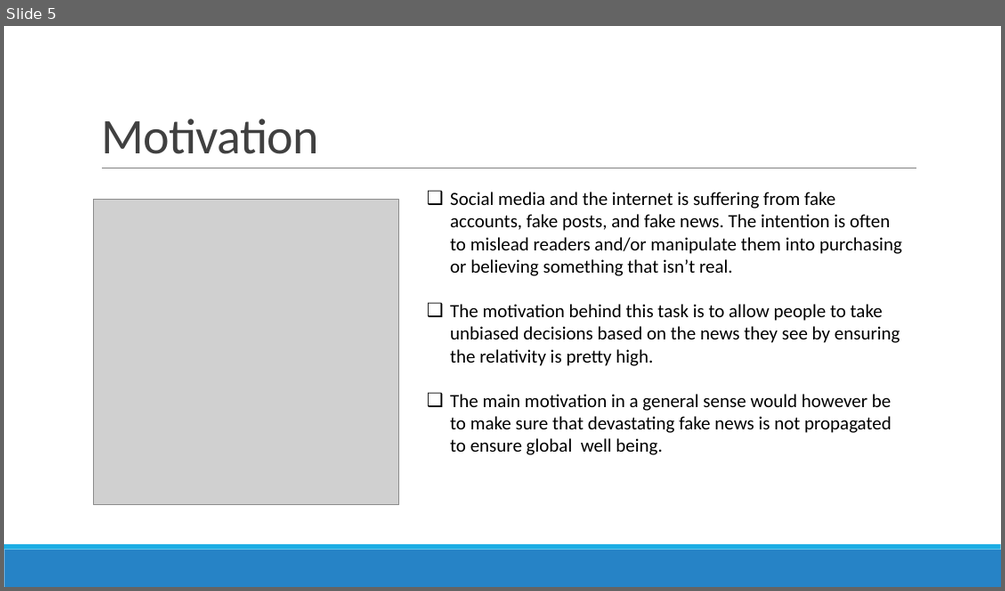
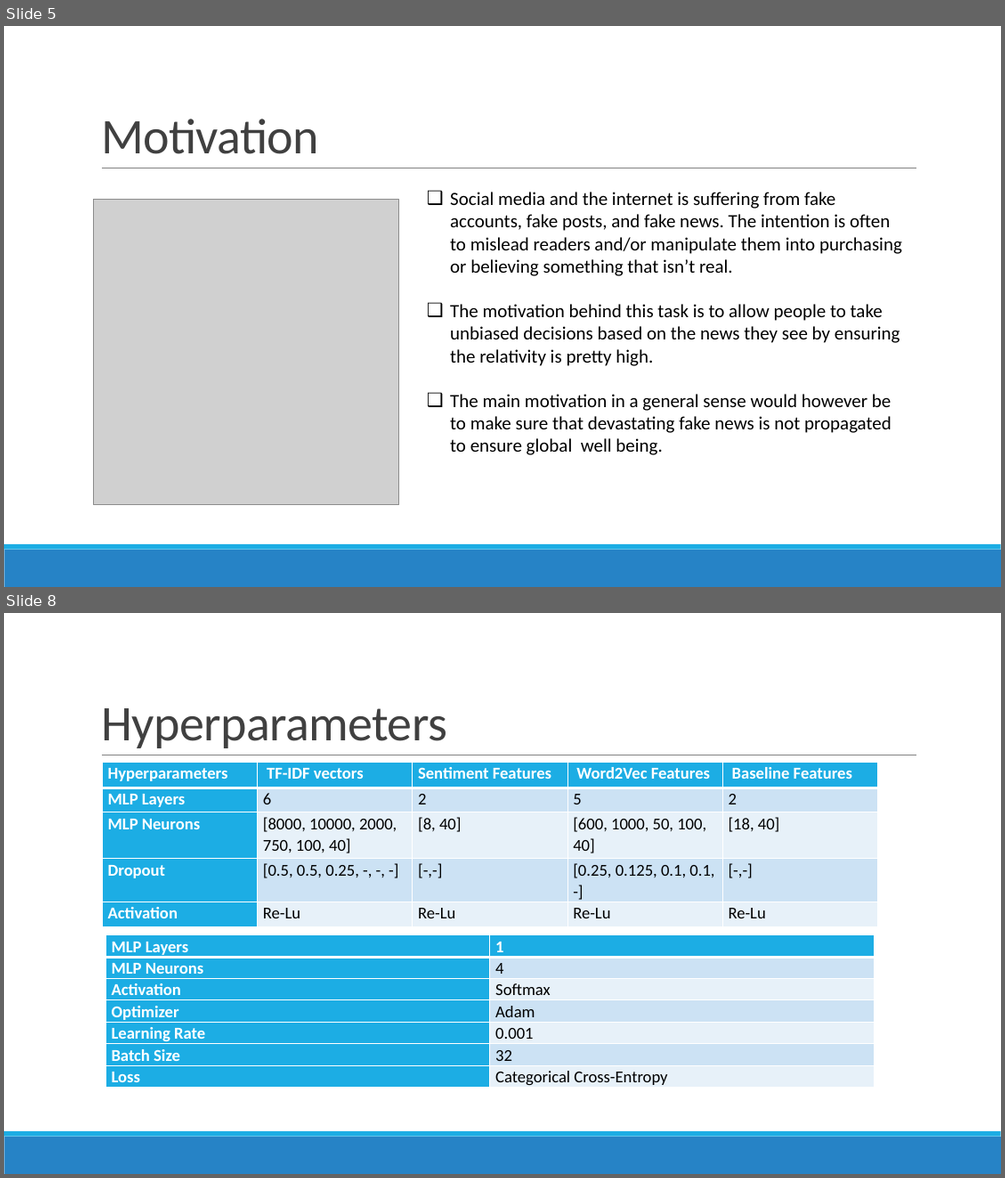
Before and after one commit to amansh45/fnc, a slide deck: SMAIPro.pptx. Shown one above the other, each under a label of ours: slide 5 before the commit, slides 5 and 8 after it; the slides between them are not shown. The pictures are 1005x591 and 1005x1178 pixels, drawn with LibreOffice and Linux fonts; fonts in the diff are those of the drawing; grey boxes stand for pictures. Boxes give left, top, right and bottom in pixels: in the first picture for what was removed or moved away, otherwise in the second. Text is boxed around its words. In the diff, an @@ line names an element or a change of style, - is before the commit and + after.

```diff
--- a/SMAIPro.pptx
+++ b/SMAIPro.pptx
@@ slide 8 added at (4, 613, 1001, 1174), background #FFFFFF; not listed: 3 template elements that a slide beside it also shows @@
@@ title added at (101, 708, 447, 748), 48 pt, text #404040 @@
+Hyperparameters
@@ table added at (102, 763, 876, 926), 5 rows, 5 columns @@
+Hyperparameters | TF-IDF vectors | Sentiment Features | Word2Vec Features | Baseline Features
+MLP Layers | 6 | 2 | 5 | 2
+MLP Neurons | [8000, 10000, 2000, 750, 100, 40] | [8, 40] | [600, 1000, 50, 100, 40] | [18, 40]
+Dropout | [0.5, 0.5, 0.25, -, -, -] | [-,-] | [0.25, 0.125, 0.1, 0.1, -] | [-,-]
+Activation | Re-Lu | Re-Lu | Re-Lu | Re-Lu
@@ table added at (105, 935, 874, 1091), 7 rows, 2 columns @@
+MLP Layers | 1
+MLP Neurons | 4
+Activation | Softmax
+Optimizer | Adam
+Learning Rate | 0.001
+Batch Size | 32
+Loss | Categorical Cross-Entropy
```
Also in this commit, not shown: 2 slides changed, 12 other slides added, 4 slides removed.
